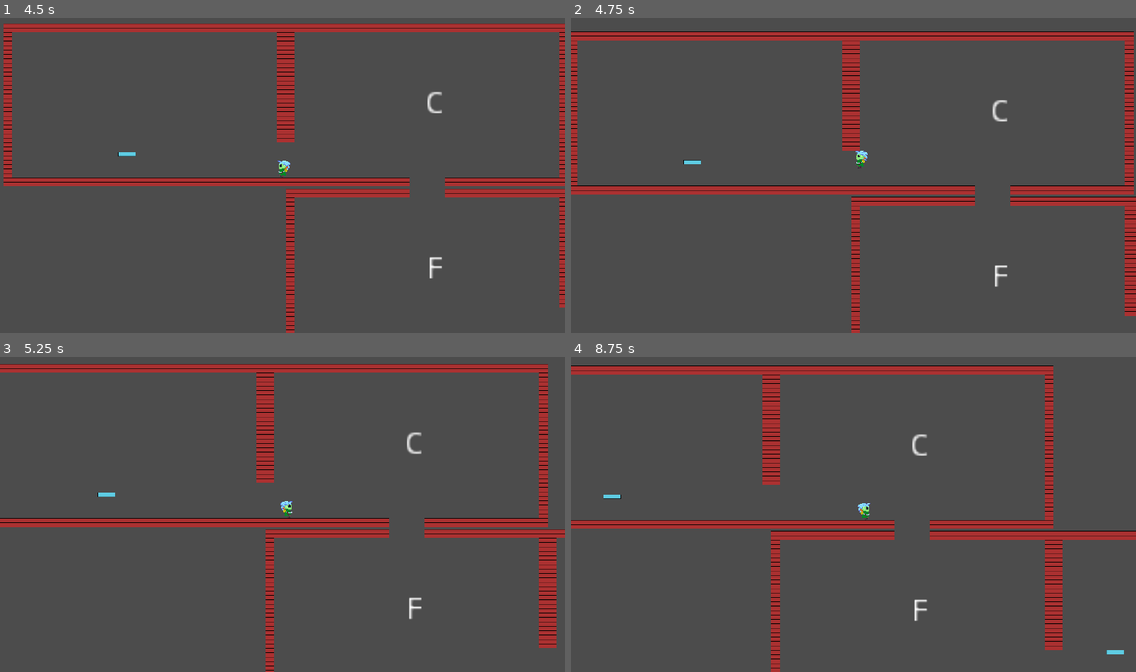
Above: before the commit, frames 1-4 (two rows, left to right).
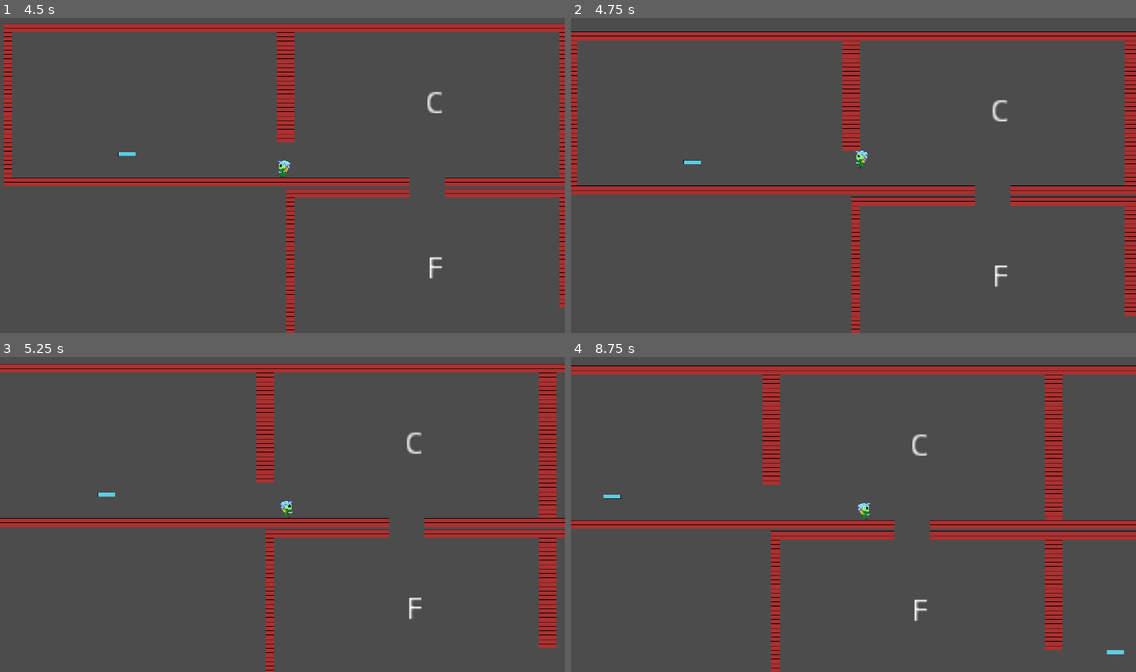
Above: after the commit, the same moments.

Repository: jaspior/bixo
Game: Godot game, scene res://Maps/Lobby.tscn
The game is run twice, just before and just after one commit, with the same random seed, the same clock (stepped at 60 frames per second) and the same inputs. This scene is started directly instead of the project's main scene.
Inputs:
- Up to frame 1 (4.5 s): hold Z (attack) 0.53-1.28 s; hold Right (right) 0.53-2.03 s; tap Up (jump) at 0.77, 1.52, 3.02, 3.77 s; tap X (dash) at 1.35, 2.85, 4.35 s; hold Left (left) 2.03-2.78 s; hold Z (attack) 2.03-2.78 s; hold Right (right) 2.78-4.28 s; hold Z (attack) 3.53-4.28 s; hold Left (left) from 4.28 s (still down)
- Up to frame 2 (4.75 s): keep holding Left (left); tap Up (jump) at 4.52 s
- Up to frame 3 (5.25 s): release Left (left) at 5.03 s; hold Right (right) from 5.03 s (still down); hold Z (attack) from 5.03 s (still down)
- Up to frame 4 (8.75 s): release Right (right) at 5.78 s; release Z (attack) at 5.78 s; hold Left (left) 5.78-7.28 s; tap X (dash) at 5.85, 7.35 s; tap Up (jump) at 6.02, 6.77, 7.52 s; hold Z (attack) 6.53-7.28 s; hold Right (right) from 7.28 s (still down); hold Z (attack) from 8.03 s (still down)

Frame 1 is identical in both runs. In frame 2, 0.2% of the frame differs, in the area x 99-100%, y 4-57%; in frame 3, 0.9%; in frame 4, 1.6%, in the area x 85-100%, y 2-55%.

Commit message:
semi-procedural_generation

Diff:
--- a/Scripts/Map_generator.gd
+++ b/Scripts/Map_generator.gd
@@ -3,7 +3,7 @@
 var map_a = preload("res://Maps/map_a.tscn")
 var map_b = preload("res://Maps/map_b.tscn")
 var map_c = preload("res://Maps/map_c.tscn")
-var map_d = preload("res://Maps/map_g.tscn")
+var map_d = preload("res://Maps/map_d.tscn")
 var map_e = preload("res://Maps/map_e.tscn")
 var map_f = preload("res://Maps/map_f.tscn")
 var map_g = preload("res://Maps/map_g.tscn")
@@ -21,27 +21,27 @@
 	var pos_y = 0
 	var map
 
-	for i in range(10+1):
-		print(mapgen)
+	for i in range(10):
+		var maptemp = 0
 		if mapgen == 0 or mapgen == 3 or mapgen == 5:
 			index = randi() % 3
 			pos_x += 1024
 			if index == 0:
 				map = map_a.instance()
 				map.global_position = global_position + Vector2(pos_x ,pos_y)
-				mapgen = 0
+				maptemp = 0
 				add_child(map)
 
 			elif index == 1:
 				map = map_b.instance()
 				map.global_position = global_position + Vector2(pos_x ,pos_y)
-				mapgen = 1
+				maptemp = 1
 				add_child(map)
 
 			elif index == 2:
 				map = map_c.instance()
 				map.global_position = global_position + Vector2(pos_x ,pos_y)
-				mapgen = 2
+				maptemp = 2
 				add_child(map)
 
 		elif mapgen == 1 or mapgen == 4:
@@ -50,11 +50,12 @@
 			if index == 0:
 				map = map_d.instance()
 				map.global_position = global_position + Vector2(pos_x, pos_y)
-				mapgen = 3
+				maptemp = 3
+				add_child(map)
 			elif index == 1:
 				map = map_e.instance()
 				map.global_position = global_position + Vector2(pos_x, pos_y)
-				mapgen = 4
+				maptemp = 4
 				add_child(map)
 
 		elif mapgen == 2 or mapgen == 6:
@@ -63,11 +64,15 @@
 			if index == 0:
 				map = map_f.instance()
 				map.global_position = global_position + Vector2(pos_x, pos_y)
-				mapgen = 5
+				maptemp = 5
 				add_child(map)
 
 			elif index == 1:
 				map = map_g.instance()
 				map.global_position = global_position + Vector2(pos_x, pos_y)
-				mapgen = 6
+				maptemp = 6
 				add_child(map)
+
+
+		mapgen = maptemp
+		print(mapgen)
